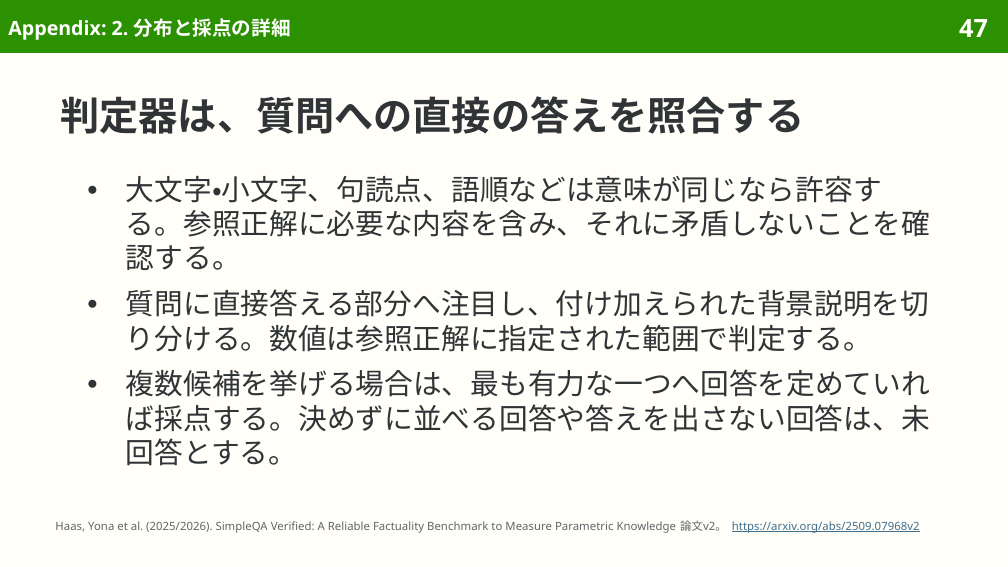
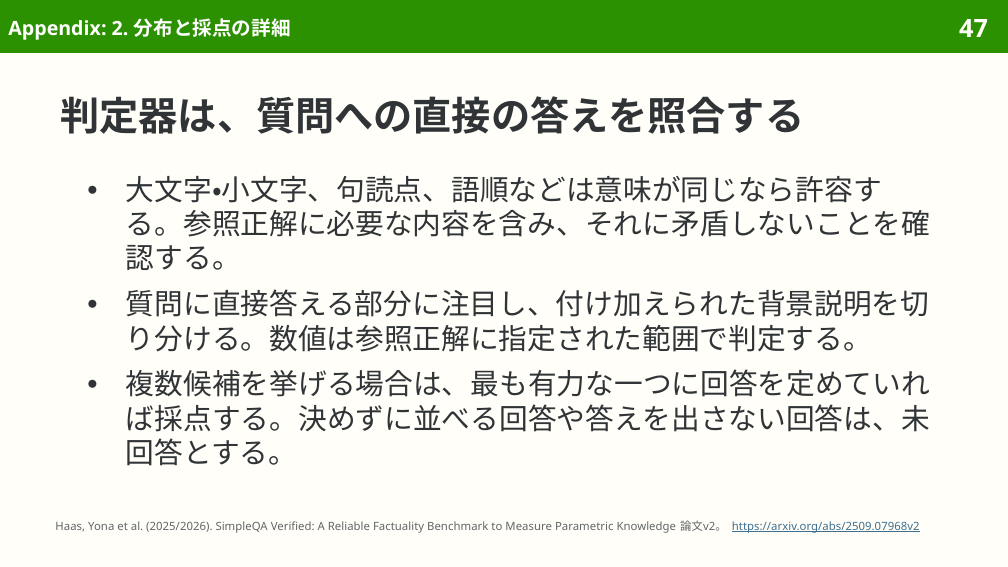
Before and after one commit to sasakiy84/datasets-in-10-minutes, a slide deck: slide 47 of slides/datasets-in-10-minutes-simpleqa-verified.pptx. Drawn at 1008x567 pixels with LibreOffice and Linux fonts; fonts in the diff are those of the drawing. Boxes give left, top, right and bottom in pixels: in the first picture for what was removed or moved away, otherwise in the second. Text is boxed around its words. In the diff, an @@ line names an element or a change of style, - is before the commit and + after.

```diff
--- a/slides/datasets-in-10-minutes-simpleqa-verified.pptx
+++ b/slides/datasets-in-10-minutes-simpleqa-verified.pptx
@@ text at [126, 289, 930, 466]: text changed @@
-● 質問に直接答える部分へ注目し、付け加えられた背景説明を切り分ける。数値は参照正解に指定された範囲で判定する。
-● 複数候補を挙げる場合は、最も有力な一つへ回答を定めていれば採点する。決めずに並べる回答や答えを出さない回答は、未回答とする。
+● 質問に直接答える部分に注目し、付け加えられた背景説明を切り分ける。数値は参照正解に指定された範囲で判定する。
+● 複数候補を挙げる場合は、最も有力な一つに回答を定めていれば採点する。決めずに並べる回答や答えを出さない回答は、未回答とする。
```
Also in this commit, not shown: 13 other slides changed, 7 other files.
